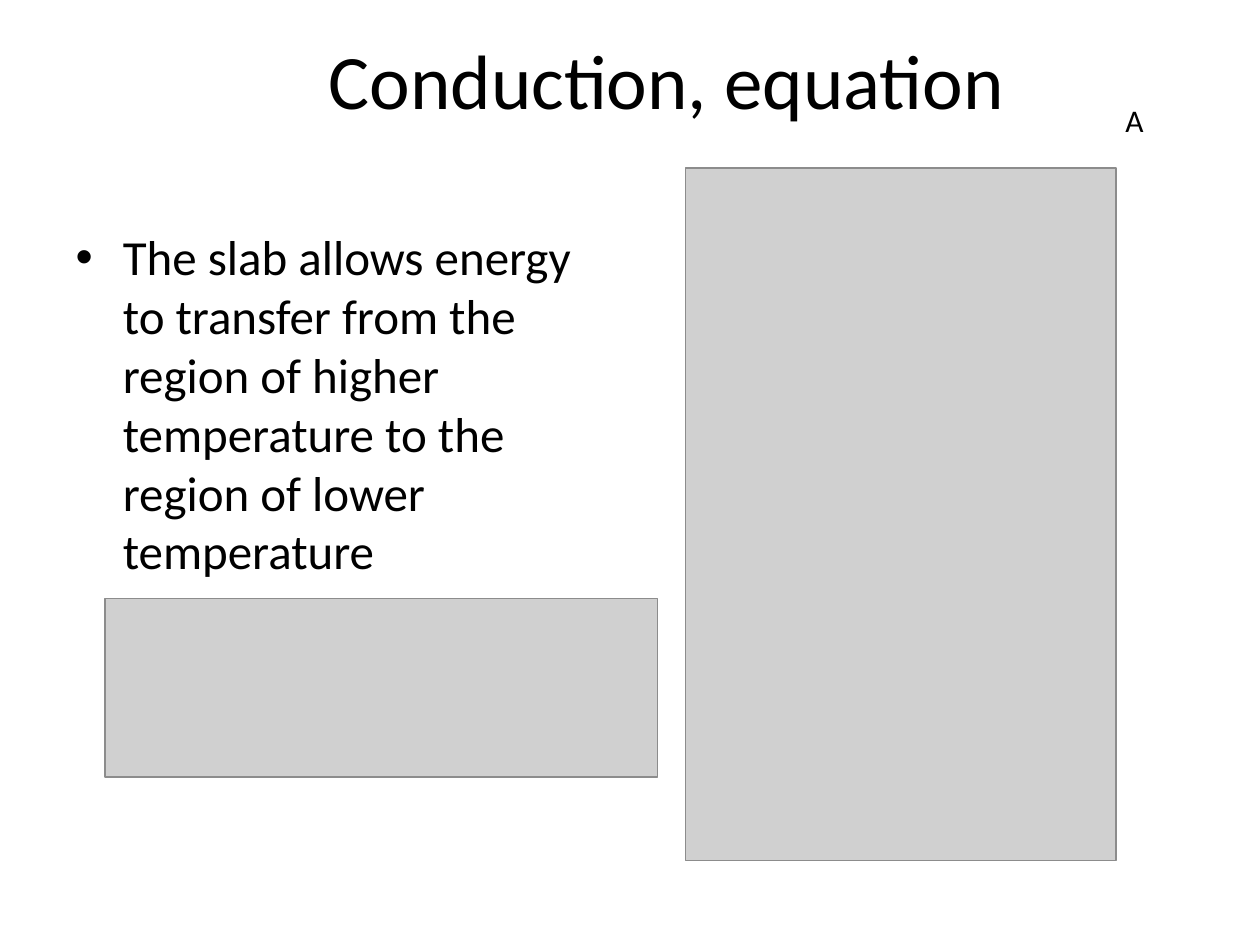
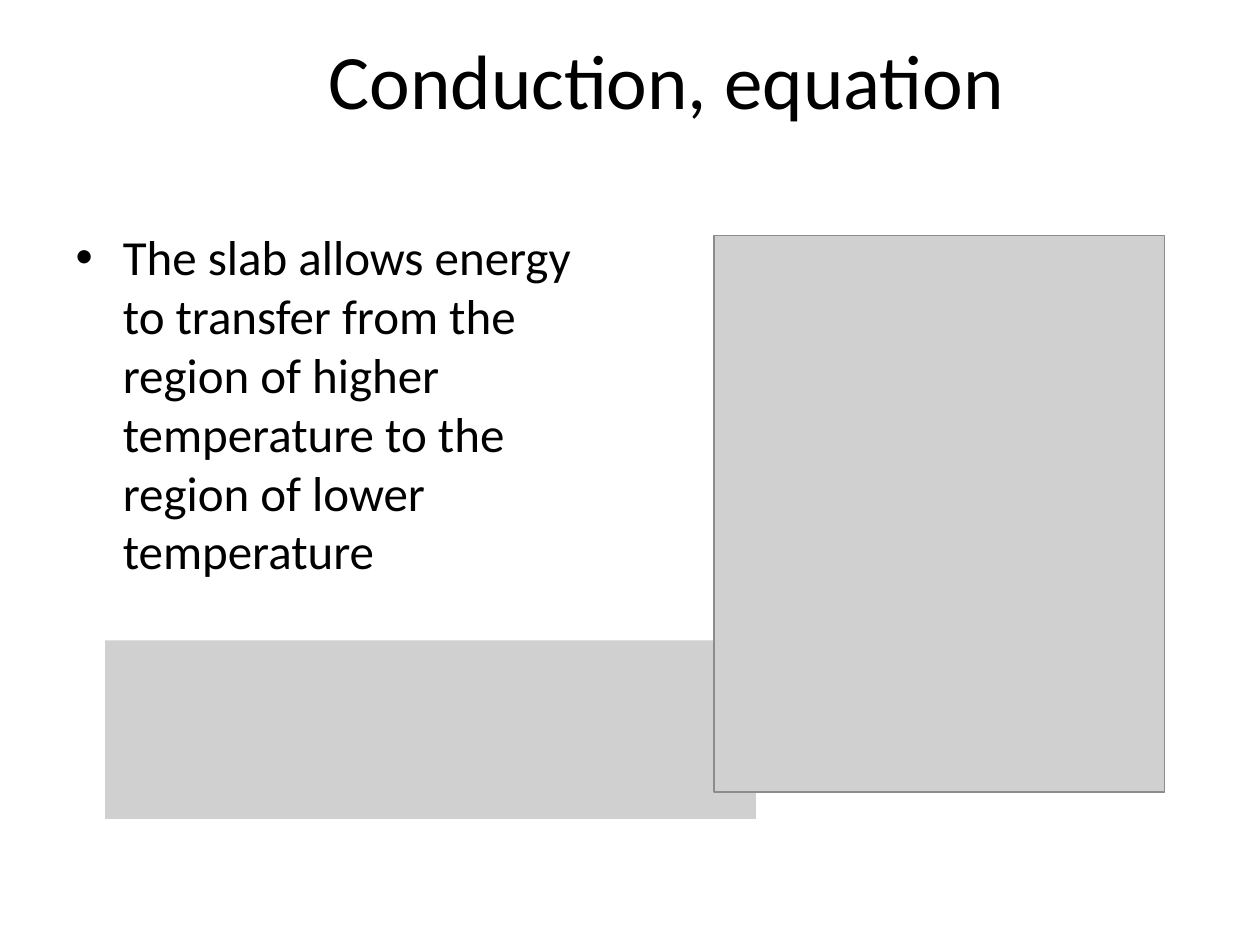
Before and after one commit to rtlines/Introductory-Physics-II, a slide deck: slide 7 of Lecture_Slides/PH 123 Lecture 31.pptx. Drawn at 1260x945 pixels with LibreOffice and Linux fonts; fonts in the diff are those of the drawing; grey boxes stand for pictures. Boxes give left, top, right and bottom in pixels: in the first picture for what was removed or moved away, otherwise in the second. Text is boxed around its words. In the diff, an @@ line names an element or a change of style, - is before the commit and + after.

```diff
--- a/Lecture_Slides/PH 123 Lecture 31.pptx
+++ b/Lecture_Slides/PH 123 Lecture 31.pptx
@@ text removed at <box>1125,111,1143,132</box> @@
-A
@@ picture: place and size @@
-picture at <box>685,168,1116,859</box>
+picture at <box>714,236,1166,793</box>
@@ picture: place and size @@
-picture at <box>105,598,658,777</box>
+picture at <box>105,640,756,819</box>
```
Also in this commit, not shown: 2 other slides changed, 2 slides added, 2 slides removed, 21 other files.
